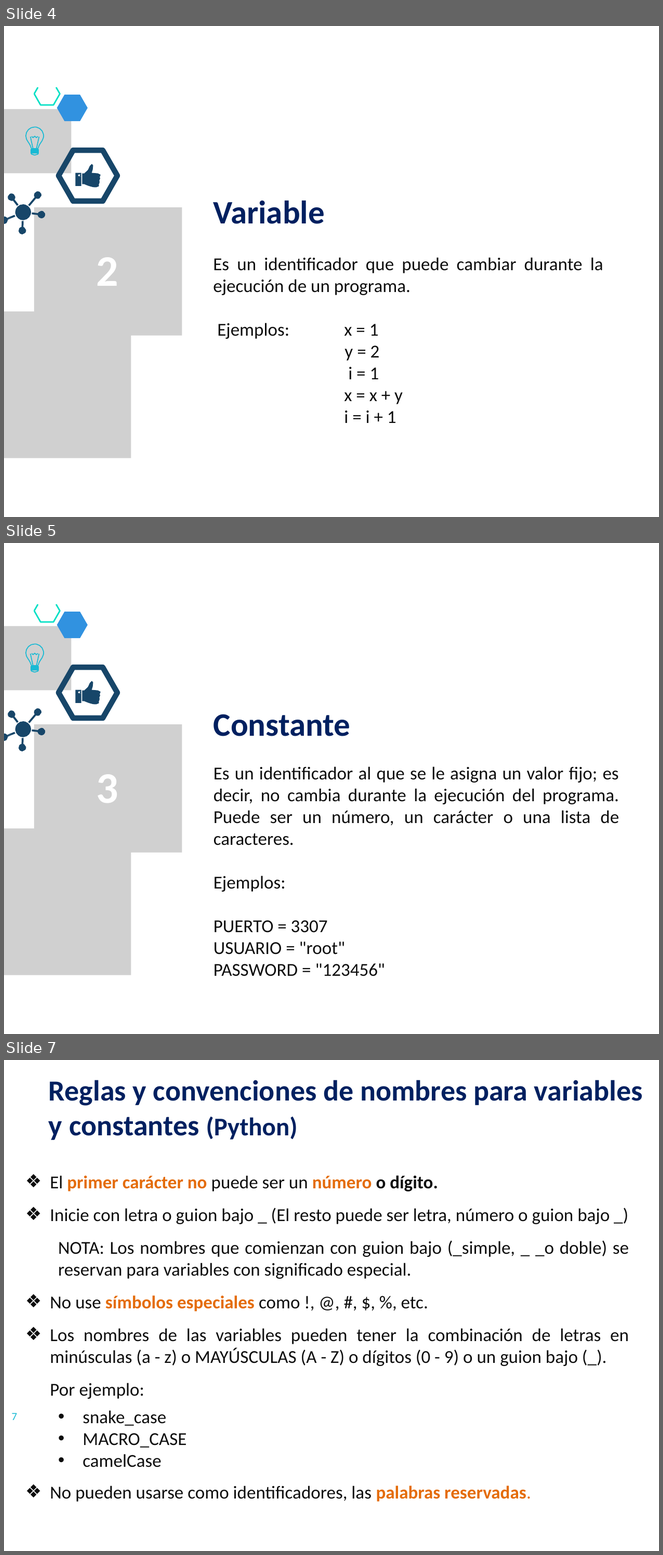
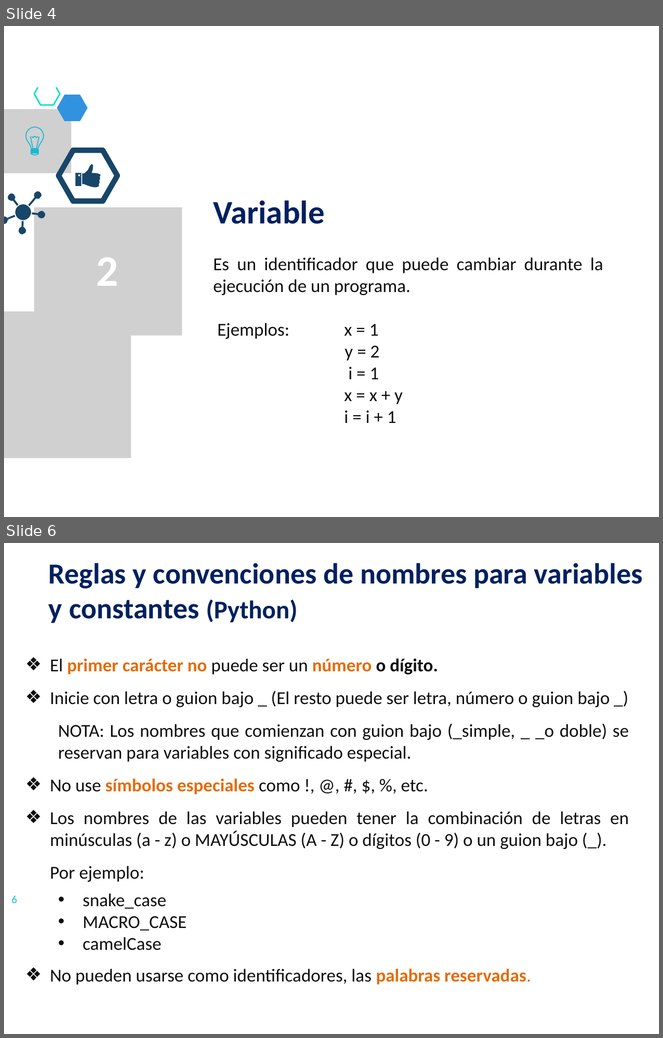
Before and after one commit to lizetheP/PensamientoC, a slide deck: CalendarioAgo2022/presentaciones/3_Componentes.pptx. Shown one above the other, each under a label of ours: slides 4, 5 and 7 before the commit, slides 4 and 6 after it; the slides between them are not shown. The pictures are 663x1555 and 663x1038 pixels, drawn with LibreOffice and Linux fonts; fonts in the diff are those of the drawing; grey boxes stand for pictures. Boxes give left, top, right and bottom in pixels: in the first picture for what was removed or moved away, otherwise in the second. Text is boxed around its words. In the diff, an @@ line names an element or a change of style, - is before the commit and + after.

```diff
--- a/CalendarioAgo2022/presentaciones/3_Componentes.pptx
+++ b/CalendarioAgo2022/presentaciones/3_Componentes.pptx
@@ slide 5 removed at [4, 543, 659, 1034], background #FFFFFF @@
@@ freeform shape removed at [34, 604, 60, 622] @@
@@ freeform shape removed at [34, 604, 38, 611] @@
@@ freeform shape removed at [57, 612, 88, 639] @@
@@ picture removed at [4, 626, 72, 691] @@
@@ freeform shape removed at [26, 644, 44, 665] @@
@@ freeform shape removed at [30, 654, 33, 666] @@
@@ freeform shape removed at [31, 666, 38, 666] @@
@@ freeform shape removed at [32, 653, 37, 654] @@
@@ freeform shape removed at [37, 654, 39, 666] @@
@@ freeform shape removed at [59, 667, 117, 719] @@
@@ freeform shape removed at [31, 669, 39, 669] @@
@@ freeform shape removed at [31, 670, 38, 672] @@
@@ freeform shape removed at [82, 681, 100, 704] @@
@@ freeform shape removed at [75, 690, 81, 703] @@
@@ freeform shape removed at [8, 711, 19, 723] @@
@@ freeform shape removed at [28, 709, 41, 724] @@
@@ text removed at [214, 714, 351, 736] @@
-Constante
@@ freeform shape removed at [15, 721, 31, 737] @@
@@ freeform shape removed at [32, 728, 45, 735] @@
@@ picture removed at [34, 724, 182, 853] @@
@@ freeform shape removed at [4, 732, 15, 741] @@
@@ freeform shape removed at [19, 738, 26, 752] @@
@@ text removed at [96, 774, 118, 803] @@
-3
@@ text removed at [214, 767, 619, 977] @@
-Es un identificador al que se le asigna un valor fijo; es decir, no cambia durante la ejecución del programa. Puede ser un número, un carácter o una lista de caracteres.
-Ejemplos:
-PUERTO = 3307
-USUARIO = "root"
-PASSWORD = "123456"
@@ picture removed at [4, 828, 131, 976] @@
@@ what was slide 7 is now slide 6 @@
@@ page number at [12, 896, 18, 903]: text changed @@
-7
+6
```
Also in this commit, not shown: 2 slides changed.
